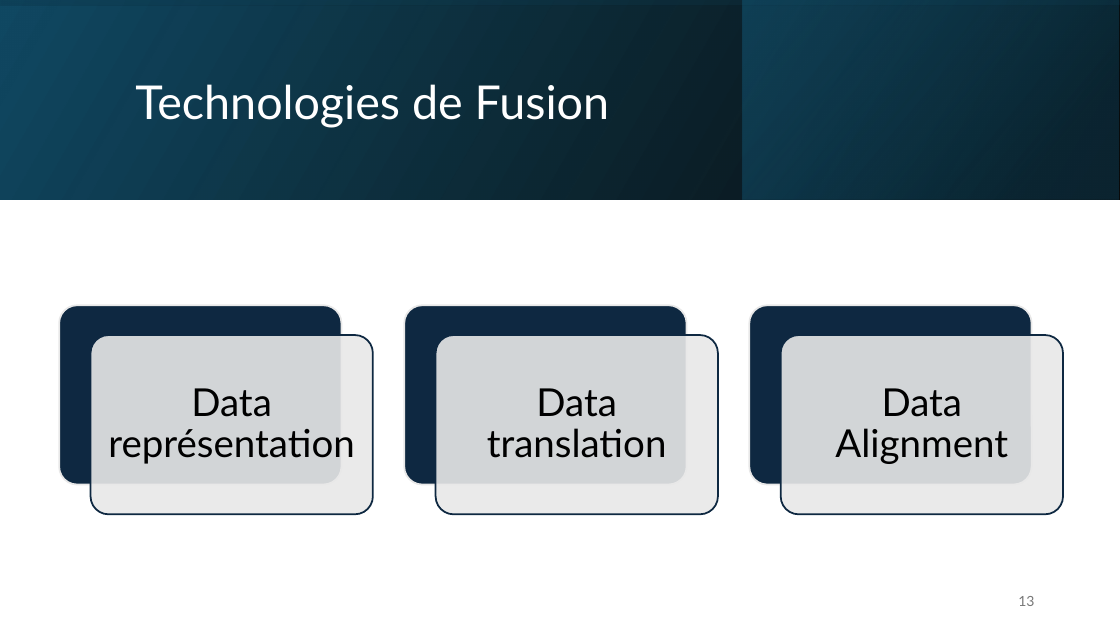
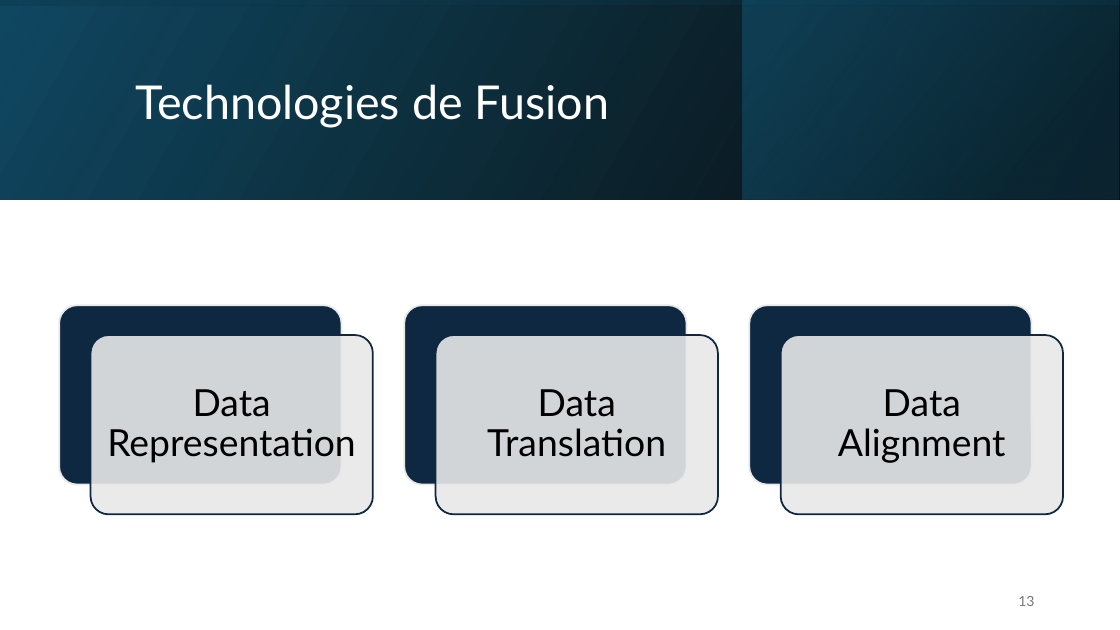
Before and after one commit to IzowRM/Stage-Cetic, a slide deck: slide 13 of Doc Slide/Presentation_du_27_01.pptx. Drawn at 1120x630 pixels with LibreOffice and Linux fonts; fonts in the diff are those of the drawing. Boxes give left, top, right and bottom in pixels: in the first picture for what was removed or moved away, otherwise in the second. Text is boxed around its words. In the diff, an @@ line names an element or a change of style, - is before the commit and + after.

```diff
--- a/Doc Slide/Presentation_du_27_01.pptx
+++ b/Doc Slide/Presentation_du_27_01.pptx
@@ text "Data Alignment" at <box>838,389,1006,463</box>: size 33 to 32 pt @@
@@ text at <box>107,389,356,463</box>: text changed; size 33 to 32 pt @@
-Data représentation
+Data Representation
@@ text at <box>487,389,666,457</box>: text changed; size 33 to 32 pt @@
-Data translation
+Data Translation
```
Also in this commit, not shown: 11 other slides changed, 2 slides added, 2 slides removed, 4 other files.
